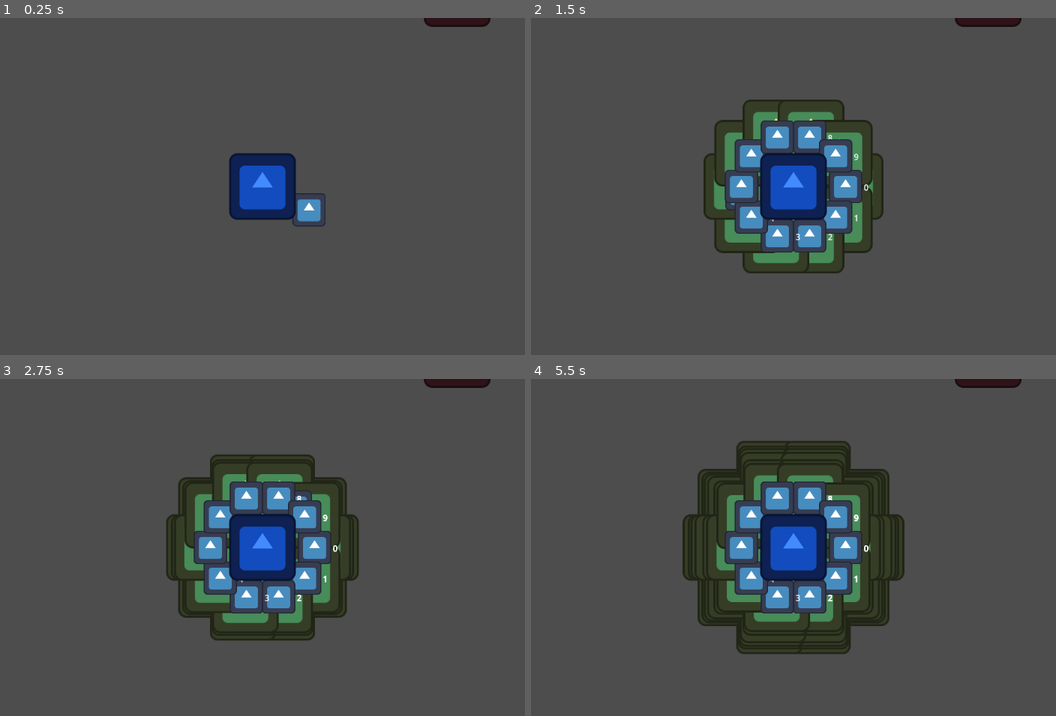
Above: before the commit, frames 1-4 (two rows, left to right).
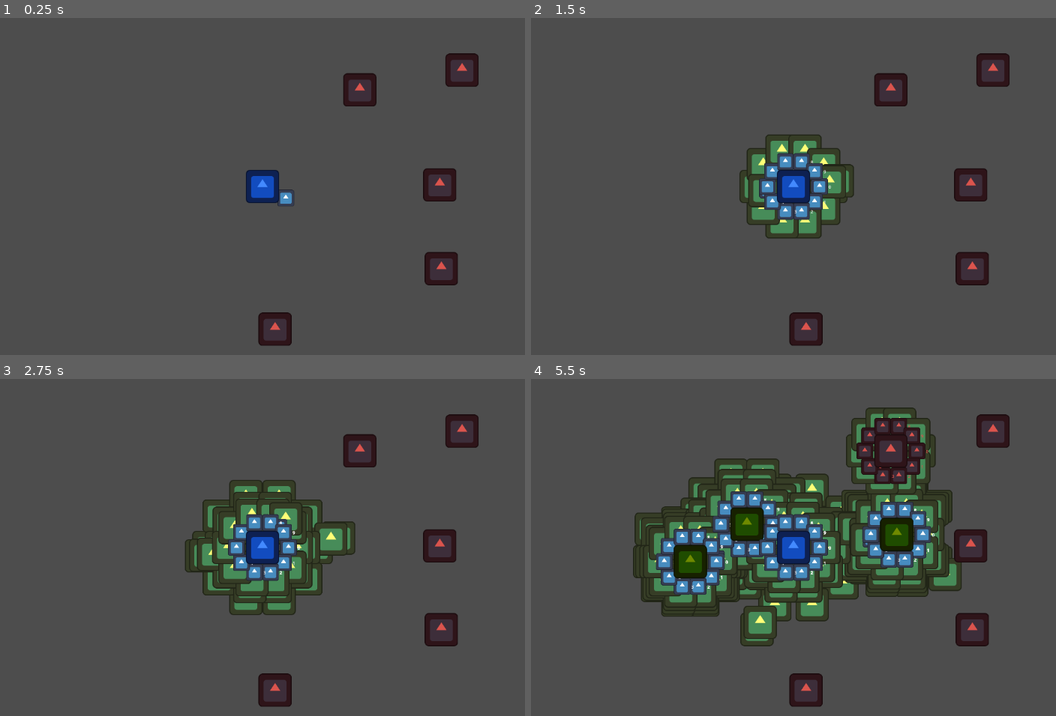
Above: after the commit, the same moments.

Repository: rodeyfeld/modular_abilities
Game: Godot game, scene res://world.tscn
Two runs of this game, one before a commit and one after it. Both use one fixed random seed, a clock stepped at 60 frames per second and the inputs below. The engine's default icon, where the game draws it, is replaced by a stand-in: a white triangle on a blue panel in a dark square.
Inputs (mouse positions are in pixels of both pictures, inside the frame that each line leads up to):
- Up to frame 1 (0.25 s): no input
- Up to frame 2 (1.5 s): tap Enter (ui_accept) at 0.5, 0.77, 0.8, 1.07, 1.35 s; move the mouse to (924, 169) at 0.52 s; tap C (test1) at 0.6 s; move the mouse to (672, 203) at 1.27 s
- Up to frame 3 (2.75 s): tap Enter (ui_accept) at 1.52, 1.82, 2.3 s; tap C (test1) at 1.55, 2.1 s; move the mouse to (320, 473) at 2.02 s
- Up to frame 4 (5.5 s): move the mouse to (762, 614) at 2.77 s; tap C (test1) at 2.85, 4.35, 5.1 s; tap Enter (ui_accept) at 3.02, 3.32, 3.6, 3.77, 4.07, 4.52, 4.82, 5.3 s; move the mouse to (972, 598) at 3.52 s; move the mouse to (615, 496) at 4.27 s; move the mouse to (825, 547) at 5.02 s

The runs differ from the first frame. In frame 1, 6.1% of the frame differs, in the area x 43-94%, y 0-98%; in frame 2, 17%; in frame 3, 19%; in frame 4, 30%, in the area x 19-94%, y 0-98%.

Commit message:
rework a lot of how ability works. add thinkers. add new attributefields

Diff:
--- a/ability/ability.gd
+++ b/ability/ability.gd
@@ -3,6 +3,7 @@
 class_name Ability
 
 @onready var cooldown_timer = $CooldownTimer
+
 
 var ability_data:AbilityData
 var caster:Actor
@@ -10,7 +11,6 @@
 var event_register: Dictionary = {}
 var is_running:bool
 var is_cast:bool
-var cast_point:Vector2
 var target_position:Vector2
 var target_unit:Actor
 var channelled:bool = false:
@@ -32,6 +32,7 @@
 	event_register[DataDrivenAbilitySingleton.event_types.ON_ABILITY_START] = []
 	event_register[DataDrivenAbilitySingleton.event_types.ON_SPELL_START] = []
 	event_register[DataDrivenAbilitySingleton.event_types.ON_PROJECTILE_HIT] = []
+	event_register[DataDrivenAbilitySingleton.event_types.ON_PROJECTILE_TIMEOUT] = []
 
 func execute(caster_param:Actor, target_dict_param:Dictionary):
 	# This is called on ability cast. The caster_param is updated to the current
@@ -40,7 +41,6 @@
 	caster = caster_param
 	targets = target_dict_param
 	is_running = true
-	cast_point = caster_param.position
 	target_unit = target_dict_param['target_unit']
 	target_position = target_dict_param['target_position']
 
@@ -60,7 +60,6 @@
 func perform_actions(event_type:DataDrivenAbilitySingleton.event_types):
 	# Takes an event_type enum. This is used to get the arrry of AbilityEventData
 	var actions = event_register[event_type]
-	print("ACTIONS: ", actions)
 
 	# For every action in this register, execute the action based on its targeting
 	for action in actions:
@@ -69,14 +68,14 @@
 		add_child(action_execution_num_timer)
 		# TODO: Recieve a signal from the actions and call further processing
 		if action.data.target_type == DataDrivenAbilitySingleton.target_type.CASTER:
-			action.execute(self, caster, target_position)
+			action.execute_all(self, caster, target_position)
 		elif action.data.target_type == DataDrivenAbilitySingleton.target_type.POINT:
 			action.execute_all(self, null, target_position)
 		elif action.data.target_type == DataDrivenAbilitySingleton.target_type.TARGET:
-			action.execute(self, target_unit, target_position)
+			action.execute_all(self, target_unit, target_position)
 		elif action.data.target_type == DataDrivenAbilitySingleton.target_type.NEAREST_ENEMY:
 			if len(target_unit.get_nearby_targets()) > 0:
-				action.execute(self, target_unit.get_nearby_targets()[0], target_unit.get_nearby_targets()[0].position)
+				action.execute_all(self, target_unit.get_nearby_targets()[0], target_unit.get_nearby_targets()[0].position)
 
 # EVENT REGISTER: ON_SPELL_START
 func on_spell_start():
@@ -88,7 +87,15 @@
 
 # EVENT REGISTER: ON_PROJECTILE_HIT
 func on_projectile_hit(target:Actor):
+	print("RUNNING EVENT_REGISTER: ON_PROJECTILE_HIT")
 	target_unit = target
 	target_position = target.global_position
 	if event_register[DataDrivenAbilitySingleton.event_types.ON_PROJECTILE_HIT] != []:
 		perform_actions(DataDrivenAbilitySingleton.event_types.ON_PROJECTILE_HIT)
+
+# EVENT REGISTER: ON_PROJECTILE_TIMEOUT
+func on_projectile_timeout(target_pos:Vector2):
+	print("RUNNING EVENT_REGISTER: ON_PROJECTILE_TIMEOUT")
+	target_position = target_pos
+	if event_register[DataDrivenAbilitySingleton.event_types.ON_PROJECTILE_TIMEOUT] != []:
+		perform_actions(DataDrivenAbilitySingleton.event_types.ON_PROJECTILE_TIMEOUT)
--- a/ability/action/auxiliary.gd
+++ b/ability/action/auxiliary.gd
@@ -2,7 +2,7 @@
 
 var ability:Ability
 var data_driven_ability_script = load("res://ability/data_driven_ability.gd")
-
+var thinker_scene = load("res://entity/actor/thinker/thinker.tscn")
 # Auxiliary actions are actions that contain another ability to be fired
 # when the event register is called
 
@@ -14,15 +14,23 @@
 	# TODO: Support multiple ablities to be added here
 	ability = data_driven_ability.parse(self.data.trigger_abilities[0])
 
-func execute(caster_ability:Ability, target:Actor, _target_point:Vector2):
+func execute(caster_ability:Ability, target:Actor, target_point:Vector2):
 	# Add the ability to the caster's tree
 	# The target is the caster of the ability
-	var caster = target
 	var data_driven_ability = data_driven_ability_script.new()
 	ability = data_driven_ability.parse(self.data.trigger_abilities[0])
+	var caster = caster_ability.caster
+	print(target, target_point)
+	if target:
+		caster = target
+	else:
+		var thinker_container_node = caster_ability.caster.get_tree().get_root().get_node("World/ThinkerContainer")
+		caster = thinker_scene.instantiate()
+		caster.global_position = target_point
+		thinker_container_node.call_deferred("add_child", caster)
+		await caster.ready
+	print(caster)
 	caster.add_child(ability)
-	# If the ability is null, set it to repeat the current ability.
-	if !ability:
-		ability = caster_ability
+
 	# Attempt to execute the ability with updated params
-	ability.execute(caster, {'target_unit':target, 'target_position': _target_point})
+	ability.execute(caster, {'target_unit':target, 'target_position': target_point})
--- a/ability/action/base_action.gd
+++ b/ability/action/base_action.gd
@@ -10,9 +10,8 @@
 	pass
 
 func execute_all(_caster_ability:Ability, _target:Actor, _target_point:Vector2):
-	print(self.data.attribute_fields.attribute_field_fire_data.num_execution)
 	for num in range(self.data.attribute_fields.attribute_field_fire_data.num_execution):
-		action_execution_num_timer.start(self.data.attribute_fields.time_between_execution)
+		action_execution_num_timer.start(self.data.attribute_fields.attribute_field_fire_data.time_between_execution)
 		self.execute(_caster_ability, _target, _target_point)
 		await action_execution_num_timer.timeout
 
--- a/ability/action/linear_projectile.gd
+++ b/ability/action/linear_projectile.gd
@@ -5,6 +5,7 @@
 var speed:float
 
 signal projectile_hit
+signal projectile_timeout
 
 func setup(data_param:AbilityActionData):
 	super(data_param)
@@ -18,18 +19,17 @@
 	var firing_mode:DataDrivenAbilitySingleton.attribute_field_fire_mode_type = self.data.attribute_fields.attribute_field_fire_data.attribute_field_fire_mode_type
 
 	var attach_node:Node2D
-	var initial_angle:Vector2 = Vector2.ZERO
 	for num in range(self.data.attribute_fields.attribute_field_fire_data.num_to_fire_per_execution):
+		var dir:Vector2 = Vector2.ZERO
 		var projectile:Projectile = projectile_scene.instantiate()
 		var projectile_container_node = caster_ability.caster.get_tree().get_root().get_node("World/ProjectileContainer")
-		var dir:Vector2 = Vector2.ZERO
 		projectile_container_node.call_deferred("add_child", projectile)
 
-		# Set the projectile's global_position to its attach_point
 		# Connect the signal "projectile_hit" to this projectile, this will call the
 		# on_projectile_hit function in the ability when the "projectile_hit" signal is
 		# emitted. See _on_hitbox_area_entered in "res://entity/spell_projectiles/projectile.gd"
 		projectile.connect("projectile_hit", caster_ability.on_projectile_hit)
+		projectile.connect("projectile_timeout", caster_ability.on_projectile_timeout)
 		if firing_mode == DataDrivenAbilitySingleton.attribute_field_fire_mode_type.NOVA:
 			attach_node = caster_ability.caster.create_nova_attach_point(num, self.data.attribute_fields.attribute_field_fire_data.num_to_fire_per_execution)
 			dir = attach_node.position
@@ -45,4 +45,4 @@
 		projectile.initial_speed = speed
 		projectile.initial_direction = dir
 		# Fire the projectile
-		projectile.fire(caster_ability.caster)
+		projectile.fire(caster_ability.caster, self.data.attribute_fields.attribute_field_fire_data.timeout)
--- a/ability/custom_abilities/fyreball.tres
+++ b/ability/custom_abilities/fyreball.tres
@@ -1,54 +1,14 @@
-[gd_resource type="Resource" script_class="DataDrivenAbility" load_steps=22 format=3 uid="uid://cl0c00y6lhnbg"]
+[gd_resource type="Resource" script_class="DataDrivenAbility" load_steps=21 format=3 uid="uid://cl0c00y6lhnbg"]
 
 [ext_resource type="Script" path="res://ability/ability_data.gd" id="1_01ku4"]
 [ext_resource type="Script" path="res://ability/data_driven_ability.gd" id="1_s4i4v"]
+[ext_resource type="Script" path="res://ability/fields/attribute_field_fire_data.gd" id="2_l1u32"]
 [ext_resource type="Script" path="res://ability/fields/attribute_data.gd" id="2_meivv"]
 [ext_resource type="Script" path="res://ability/ability_action_data.gd" id="3_3tvx4"]
 [ext_resource type="Script" path="res://ability/ability_event_data.gd" id="4_k5cua"]
+[ext_resource type="Resource" uid="uid://ct3a58duv0edx" path="res://ability/custom_abilities/ice_nova.tres" id="5_u15cv"]
 
-[sub_resource type="Resource" id="Resource_2sr5r"]
-script = ExtResource("1_01ku4")
-mask_flag_type = 1
-behavior_flags = 1
-name = "fyre"
-description = "ball of fire with damage"
-cooldown = 0.0
-
-[sub_resource type="Resource" id="Resource_ux86s"]
-script = ExtResource("2_meivv")
-amount = 0.0
-speed = 250.0
-
-[sub_resource type="Resource" id="Resource_bggq6"]
-script = ExtResource("3_3tvx4")
-attribute_fields = SubResource("Resource_ux86s")
-trigger_abilities = Array[ExtResource("1_s4i4v")]([])
-action_type = 3
-target_type = 3
-to_be_removed = false
-
-[sub_resource type="Resource" id="Resource_1tllk"]
-script = ExtResource("4_k5cua")
-event_type = 2
-actions = Array[ExtResource("3_3tvx4")]([SubResource("Resource_bggq6")])
-modifiers = Array[Resource("res://ability/ability_modifier_data.gd")]([])
-repeat_event_num = 3
-time_between_event_repeat = 0
-
-[sub_resource type="Resource" id="Resource_yqvbe"]
-script = ExtResource("2_meivv")
-amount = 10.0
-speed = 0.0
-
-[sub_resource type="Resource" id="Resource_ec20c"]
-script = ExtResource("3_3tvx4")
-attribute_fields = SubResource("Resource_yqvbe")
-trigger_abilities = Array[ExtResource("1_s4i4v")]([])
-action_type = 1
-target_type = 2
-to_be_removed = false
-
-[sub_resource type="Resource" id="Resource_smsyf"]
+[sub_resource type="Resource" id="Resource_sgkju"]
 script = ExtResource("1_01ku4")
 mask_flag_type = 1
 behavior_flags = 1
@@ -56,69 +16,100 @@
 description = ""
 cooldown = 0.0
 
-[sub_resource type="Resource" id="Resource_27gx7"]
+[sub_resource type="Resource" id="Resource_cgh5f"]
+script = ExtResource("2_l1u32")
+attribute_field_fire_mode_type = 0
+angle_between_shots = 0.0
+time_between_execution = 1.0
+num_execution = 1.0
+num_to_fire_per_execution = 1.0
+timeout = 3.0
+
+[sub_resource type="Resource" id="Resource_untnd"]
 script = ExtResource("2_meivv")
 amount = 0.0
-speed = 250.0
+speed = 100.0
+attribute_field_fire_data = SubResource("Resource_cgh5f")
 
-[sub_resource type="Resource" id="Resource_v5pqt"]
+[sub_resource type="Resource" id="Resource_7o6k7"]
 script = ExtResource("3_3tvx4")
-attribute_fields = SubResource("Resource_27gx7")
+attribute_fields = SubResource("Resource_untnd")
 trigger_abilities = Array[ExtResource("1_s4i4v")]([])
 action_type = 3
-target_type = 4
+target_type = 3
 to_be_removed = false
 
-[sub_resource type="Resource" id="Resource_vvdcv"]
+[sub_resource type="Resource" id="Resource_36ivp"]
 script = ExtResource("4_k5cua")
 event_type = 2
-actions = Array[ExtResource("3_3tvx4")]([SubResource("Resource_v5pqt")])
+actions = Array[ExtResource("3_3tvx4")]([SubResource("Resource_7o6k7")])
 modifiers = Array[Resource("res://ability/ability_modifier_data.gd")]([])
 repeat_event_num = 0
 time_between_event_repeat = 0
 
-[sub_resource type="Resource" id="Resource_5uvwo"]
+[sub_resource type="Resource" id="Resource_gx1qh"]
+script = ExtResource("2_l1u32")
+attribute_field_fire_mode_type = 0
+angle_between_shots = 0.0
+time_between_execution = 0.0
+num_execution = 1.0
+num_to_fire_per_execution = 1.0
+timeout = 3.0
+
+[sub_resource type="Resource" id="Resource_in5v7"]
 script = ExtResource("2_meivv")
-amount = 11.0
+amount = 0.0
 speed = 0.0
+attribute_field_fire_data = SubResource("Resource_gx1qh")
 
-[sub_resource type="Resource" id="Resource_g0m82"]
+[sub_resource type="Resource" id="Resource_teqa4"]
 script = ExtResource("3_3tvx4")
-attribute_fields = SubResource("Resource_5uvwo")
-trigger_abilities = Array[ExtResource("1_s4i4v")]([])
-action_type = 1
-target_type = 0
+attribute_fields = SubResource("Resource_in5v7")
+trigger_abilities = Array[ExtResource("1_s4i4v")]([ExtResource("5_u15cv")])
+action_type = 4
+target_type = 2
 to_be_removed = false
 
-[sub_resource type="Resource" id="Resource_8vvk3"]
+[sub_resource type="Resource" id="Resource_gsgxm"]
 script = ExtResource("4_k5cua")
 event_type = 3
-actions = Array[ExtResource("3_3tvx4")]([SubResource("Resource_g0m82")])
+actions = Array[ExtResource("3_3tvx4")]([SubResource("Resource_teqa4")])
 modifiers = Array[Resource("res://ability/ability_modifier_data.gd")]([])
 repeat_event_num = 0
 time_between_event_repeat = 0
 
-[sub_resource type="Resource" id="Resource_if14s"]
-script = ExtResource("1_s4i4v")
-ability_data = SubResource("Resource_smsyf")
-ability_event_data = Array[ExtResource("4_k5cua")]([SubResource("Resource_vvdcv"), SubResource("Resource_8vvk3")])
+[sub_resource type="Resource" id="Resource_kyxyc"]
+script = ExtResource("2_l1u32")
+attribute_field_fire_mode_type = 0
+angle_between_shots = 0.0
+time_between_execution = 0.0
+num_execution = 1.0
+num_to_fire_per_execution = 1.0
+timeout = 3.0
 
-[sub_resource type="Resource" id="Resource_qhgqa"]
+[sub_resource type="Resource" id="Resource_4gmru"]
+script = ExtResource("2_meivv")
+amount = 0.0
+speed = 0.0
+attribute_field_fire_data = SubResource("Resource_kyxyc")
+
+[sub_resource type="Resource" id="Resource_u0xm6"]
 script = ExtResource("3_3tvx4")
-trigger_abilities = Array[ExtResource("1_s4i4v")]([SubResource("Resource_if14s")])
+attribute_fields = SubResource("Resource_4gmru")
+trigger_abilities = Array[ExtResource("1_s4i4v")]([ExtResource("5_u15cv")])
 action_type = 4
-target_type = 2
+target_type = 3
 to_be_removed = false
 
-[sub_resource type="Resource" id="Resource_4tycv"]
+[sub_resource type="Resource" id="Resource_81oac"]
 script = ExtResource("4_k5cua")
-event_type = 3
-actions = Array[ExtResource("3_3tvx4")]([SubResource("Resource_ec20c"), SubResource("Resource_qhgqa")])
+event_type = 4
+actions = Array[ExtResource("3_3tvx4")]([SubResource("Resource_u0xm6")])
 modifiers = Array[Resource("res://ability/ability_modifier_data.gd")]([])
 repeat_event_num = 0
 time_between_event_repeat = 0
 
 [resource]
 script = ExtResource("1_s4i4v")
-ability_data = SubResource("Resource_2sr5r")
-ability_event_data = Array[ExtResource("4_k5cua")]([SubResource("Resource_1tllk"), SubResource("Resource_4tycv")])
+ability_data = SubResource("Resource_sgkju")
+ability_event_data = Array[ExtResource("4_k5cua")]([SubResource("Resource_36ivp"), SubResource("Resource_gsgxm"), SubResource("Resource_81oac")])
--- a/ability/custom_abilities/ice_nova.tres
+++ b/ability/custom_abilities/ice_nova.tres
@@ -22,11 +22,12 @@
 time_between_execution = 0.0
 num_execution = 1.0
 num_to_fire_per_execution = 10.0
+timeout = 3.0
 
 [sub_resource type="Resource" id="Resource_wgylr"]
 script = ExtResource("3_m6rab")
 amount = 0.0
-speed = 10.0
+speed = 50.0
 attribute_field_fire_data = SubResource("Resource_yntnj")
 
 [sub_resource type="Resource" id="Resource_tkiwy"]
@@ -34,7 +35,7 @@
 attribute_fields = SubResource("Resource_wgylr")
 trigger_abilities = Array[ExtResource("1_s4i4v")]([])
 action_type = 3
-target_type = 2
+target_type = 1
 to_be_removed = false
 
 [sub_resource type="Resource" id="Resource_08edy"]
--- a/ability/data_driven_ability_singleton.gd
+++ b/ability/data_driven_ability_singleton.gd
@@ -16,6 +16,7 @@
 	ON_SPELL_START,
 	ON_ABILITY_START,
 	ON_PROJECTILE_HIT,
+	ON_PROJECTILE_TIMEOUT,
 }
 
 enum action_type {
--- a/ability/fields/attribute_field_fire_data.gd
+++ b/ability/fields/attribute_field_fire_data.gd
@@ -7,3 +7,4 @@
 @export var time_between_execution:float = 0.0
 @export var num_execution:float = 0.0
 @export var num_to_fire_per_execution:float = 1.0
+@export var timeout:float = 3.0
--- a/entity/actor/actor.gd
+++ b/entity/actor/actor.gd
@@ -39,7 +39,6 @@
 	nearby_targetable_units.erase(body)
 
 func create_nova_attach_point(num, num_required):
-	var curr_angle:float = 0
 	var distance = 100
 	var angle_rad = (TAU / num_required) * num
 
--- /dev/null
+++ b/entity/actor/thinker/thinker.gd
@@ -0,0 +1,35 @@
+extends Actor
+
+class_name Thinker
+
+@onready var ability_offensive_attach_point:Marker2D = $AttachPoint/AbilityOffensiveAttachPoint
+
+var fyreball = preload("res://ability/custom_abilities/fyreball.tres")
+var ice_nova = preload("res://ability/custom_abilities/ice_nova.tres")
+var data_driven_ability_script = load("res://ability/data_driven_ability.gd")
+
+var ability0:Ability
+var ability1:Ability
+
+
+func _ready():
+	title = "thinker"
+	var data_driven_ability0 = data_driven_ability_script.new()
+	ability0 = data_driven_ability0.parse(fyreball)
+	add_child(ability0)
+	var data_driven_ability1 = data_driven_ability_script.new()
+	ability1 = data_driven_ability1.parse(ice_nova)
+	add_child(ability1)
+
+func _physics_process(_delta):
+	if Input.is_action_just_pressed("ui_accept"):
+		ability0.execute(self, {'target_unit':self, 'target_position': get_global_mouse_position()})
+	if Input.is_action_just_pressed("test1"):
+		ability1.execute(self, {'target_unit':self, 'target_position': get_global_mouse_position()})
+
+
+	# Configure deadzone for mouse
+	var angle = self.get_angle_to(get_global_mouse_position())
+	var distance = 100
+	ability_offensive_attach_point.global_position.x = distance * cos(angle) + self.position.x
+	ability_offensive_attach_point.global_position.y = distance * sin(angle) + self.position.y
--- /dev/null
+++ b/entity/actor/thinker/thinker.tscn
@@ -0,0 +1,30 @@
+[gd_scene load_steps=5 format=3 uid="uid://d3cfso55yxuy"]
+
+[ext_resource type="PackedScene" uid="uid://dlhhp4yta78i6" path="res://entity/actor/actor.tscn" id="1_emrui"]
+[ext_resource type="Script" path="res://entity/actor/thinker/thinker.gd" id="2_wwd7e"]
+
+[sub_resource type="CircleShape2D" id="CircleShape2D_drggo"]
+radius = 340.982
+
+[sub_resource type="CircleShape2D" id="CircleShape2D_8y6xy"]
+radius = 74.0608
+
+[node name="Thinker" instance=ExtResource("1_emrui")]
+collision_layer = 1
+script = ExtResource("2_wwd7e")
+
+[node name="CollisionShape2d" parent="UnitDetectionZone" index="0"]
+shape = SubResource("CircleShape2D_drggo")
+
+[node name="Hurtbox" parent="." index="2"]
+collision_layer = 4
+
+[node name="CollisionShape2d" parent="Hurtbox" index="0"]
+shape = SubResource("CircleShape2D_8y6xy")
+
+[node name="Sprite2d" parent="." index="3"]
+modulate = Color(0.435294, 0.541176, 0, 1)
+
+[editable path="AttachPoint"]
+[editable path="UnitDetectionZone"]
+[editable path="Hurtbox"]
--- a/entity/spell_projectiles/projectile.gd
+++ b/entity/spell_projectiles/projectile.gd
@@ -6,14 +6,17 @@
 @export var initial_direction:Vector2 = Vector2.ZERO
 
 signal projectile_hit
-
+signal projectile_timeout
+@onready var projectile_timeout_timer = $ProjectileTimeoutTimer
 var projectile_owner:Actor
 
 func _physics_process(_delta):
 	move_and_slide()
 
-func fire(p_owner):
+func fire(p_owner, _timeout = -1):
 	projectile_owner = p_owner
+
+	$ProjectileTimeoutTimer.call_deferred("start", _timeout)
 	velocity = initial_direction.normalized() * initial_speed
 
 func on_hit():
@@ -23,3 +26,7 @@
 	if area.get_parent() != projectile_owner:
 		emit_signal("projectile_hit", area.owner)
 		self.queue_free()
+
+func _on_projectile_timeout_timer_timeout():
+	emit_signal("projectile_timeout", self.global_position)
+	self.queue_free()
--- a/entity/spell_projectiles/projectile.tscn
+++ b/entity/spell_projectiles/projectile.tscn
@@ -20,6 +20,9 @@
 [node name="CollisionShape2d" parent="Hitbox" index="0"]
 shape = SubResource("CircleShape2D_junfg")
 
+[node name="ProjectileTimeoutTimer" type="Timer" parent="." index="3"]
+
 [connection signal="area_entered" from="Hitbox" to="." method="_on_hitbox_area_entered"]
+[connection signal="timeout" from="ProjectileTimeoutTimer" to="." method="_on_projectile_timeout_timer_timeout"]
 
 [editable path="Hitbox"]
--- a/world.tscn
+++ b/world.tscn
@@ -7,11 +7,14 @@
 
 [node name="ProjectileContainer" type="Node2D" parent="."]
 
+[node name="ThinkerContainer" type="Node2D" parent="."]
+
 [node name="Player" parent="." instance=ExtResource("1_ypvuq")]
 position = Vector2(44, -164)
 collision_mask = 1
 
 [node name="Camera2D" type="Camera2D" parent="Player"]
+zoom = Vector2(0.5, 0.5)
 
 [node name="Enemy" parent="." instance=ExtResource("2_45aac")]
 position = Vector2(725, -170)
